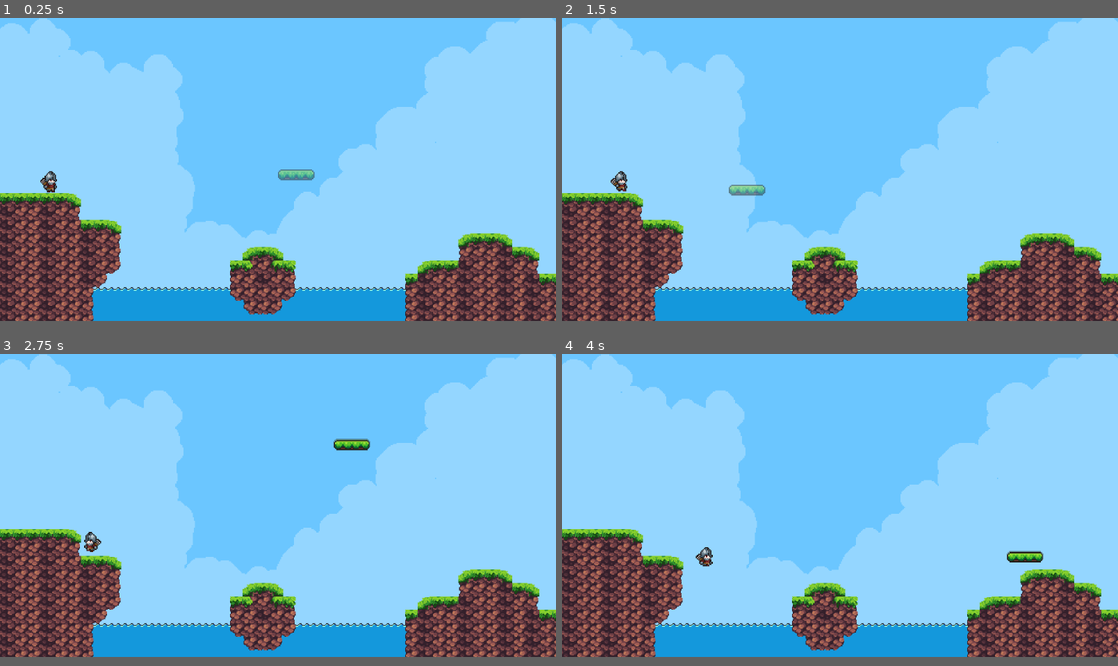
Above: before the commit, frames 1-4 (two rows, left to right).
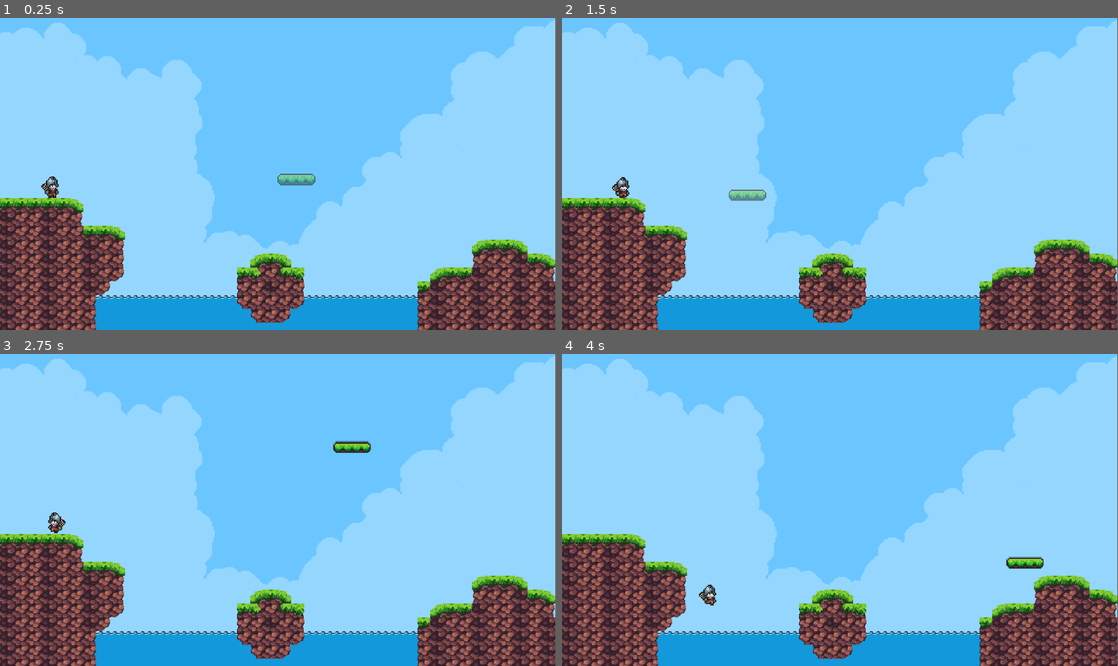
Above: after the commit, the same moments.

Repository: butcher-sturdy/Children-Concentration-Training-Game
Game: Godot game, scene res://test/scene/bridgebuilding.tscn
Same seed, same stepped clock (60 frames per second), same inputs: the game is played once before the commit and once after it. The project has no main scene, so this scene is started directly.
Inputs (mouse positions are in pixels of both pictures, inside the frame that each line leads up to):
- Up to frame 1 (0.25 s): no input
- Up to frame 2 (1.5 s): move the mouse to (962, 155) at 0.52 s; hold D (move_right) from 0.53 s (still down); click (962, 155) at 0.6 s; tap Space (jump) at 0.77 s; move the mouse to (728, 183) at 1.27 s; right-click (728, 183) at 1.35 s
- Up to frame 3 (2.75 s): tap Space (jump) at 1.52 s; move the mouse to (333, 438) at 2.02 s; release D (move_right) at 2.03 s; hold A (move_left) from 2.03 s (still down); click (333, 438) at 2.1 s
- Up to frame 4 (4 s): move the mouse to (812, 566) at 2.77 s; release A (move_left) at 2.78 s; hold D (move_right) from 2.78 s (still down); right-click (812, 566) at 2.85 s; tap Space (jump) at 3.02, 3.77 s; move the mouse to (1006, 550) at 3.52 s; click (1006, 550) at 3.6 s
In our replay, the window is 800x436 before the commit and 799x449 after it. These sizes can differ from the game's own. Grey fills any space a smaller window leaves; there, only what the larger window draws over its background counts as a difference.

The runs differ from the first frame. In frame 1, 22% of the frame differs, in the area x 0-100%, y 0-100%; in frame 2, 22%; in frame 3, 23%; in frame 4, 23%.

Commit message:
title added

Diff:
--- a/children's-concentration-training-games/element/character/player.tscn
+++ b/children's-concentration-training-games/element/character/player.tscn
@@ -115,8 +115,9 @@
 "speed": 10.0
 }]
 
-[sub_resource type="RectangleShape2D" id="RectangleShape2D_k4ggx"]
-size = Vector2(15, 18)
+[sub_resource type="CapsuleShape2D" id="CapsuleShape2D_w43ve"]
+radius = 8.0
+height = 20.0
 
 [node name="CharacterBody2D" type="CharacterBody2D"]
 script = ExtResource("1_w43ve")
@@ -128,5 +129,5 @@
 frame_progress = 0.0033837596
 
 [node name="CollisionShape2D" type="CollisionShape2D" parent="."]
-position = Vector2(-1.5, -2)
-shape = SubResource("RectangleShape2D_k4ggx")
+position = Vector2(-1, -3)
+shape = SubResource("CapsuleShape2D_w43ve")
--- /dev/null
+++ b/children's-concentration-training-games/element/texture/startbutton.tres
@@ -0,0 +1,4 @@
+[gd_resource type="CompressedTexture2D" format=3 uid="uid://bce5wak272qs6"]
+
+[resource]
+load_path = "res://.godot/imported/UI Big Play Button.png-edca56dc3b2e7d3185ebe330137a68fe.ctex"
--- a/children's-concentration-training-games/main_scene/bridge_build.tscn
+++ b/children's-concentration-training-games/main_scene/bridge_build.tscn
@@ -1,3 +1,56 @@
-[gd_scene format=3 uid="uid://dmw0xw3mrgee5"]
+[gd_scene load_steps=10 format=3 uid="uid://dh0b6h85og3xx"]
 
-[node name="Node2D" type="Node2D"]
+[ext_resource type="Script" uid="uid://wwdlrjf72ui" path="res://script/platform_spawn.gd" id="1_6qh58"]
+[ext_resource type="PackedScene" uid="uid://dsyp5dwl31weq" path="res://element/gizmo/platform.tscn" id="2_lhel7"]
+[ext_resource type="Texture2D" uid="uid://dgg1v2k1luiql" path="res://asset/1/sprites/platform.png" id="3_jlxd5"]
+[ext_resource type="PackedScene" uid="uid://b8o15s1r510ao" path="res://test/scene/backgroud/bridgebuildingmap.tscn" id="4_mjdkf"]
+[ext_resource type="PackedScene" uid="uid://485ti8070ud4" path="res://element/character/player.tscn" id="5_kqr3y"]
+[ext_resource type="Script" uid="uid://cp6n6v00p5sv1" path="res://script/killzone.gd" id="6_00tmn"]
+
+[sub_resource type="RectangleShape2D" id="RectangleShape2D_e1nlc"]
+size = Vector2(1372, 237.5)
+
+[sub_resource type="RectangleShape2D" id="RectangleShape2D_n0yk2"]
+size = Vector2(77, 1355)
+
+[sub_resource type="RectangleShape2D" id="RectangleShape2D_qyruj"]
+size = Vector2(103, 1343)
+
+[node name="bridgebuilding" type="Node2D"]
+
+[node name="platform_spawn" type="Node2D" parent="."]
+texture_filter = 1
+script = ExtResource("1_6qh58")
+platform_scene = ExtResource("2_lhel7")
+platform_texture = ExtResource("3_jlxd5")
+
+[node name="map" parent="." instance=ExtResource("4_mjdkf")]
+
+[node name="player" parent="." instance=ExtResource("5_kqr3y")]
+position = Vector2(179, 594)
+scale = Vector2(4, 4)
+
+[node name="killzone" type="Area2D" parent="."]
+script = ExtResource("6_00tmn")
+
+[node name="CollisionShape2D" type="CollisionShape2D" parent="killzone"]
+position = Vector2(930, 1072.5)
+shape = SubResource("RectangleShape2D_e1nlc")
+
+[node name="killzone2" type="Area2D" parent="."]
+script = ExtResource("6_00tmn")
+
+[node name="CollisionShape2D" type="CollisionShape2D" parent="killzone2"]
+position = Vector2(-53, 647)
+shape = SubResource("RectangleShape2D_n0yk2")
+
+[node name="killzone3" type="Area2D" parent="."]
+script = ExtResource("6_00tmn")
+
+[node name="CollisionShape2D" type="CollisionShape2D" parent="killzone3"]
+position = Vector2(2040, 613)
+shape = SubResource("RectangleShape2D_qyruj")
+
+[connection signal="body_entered" from="killzone" to="player" method="_on_killzone_body_entered"]
+[connection signal="body_entered" from="killzone2" to="player" method="_on_killzone_body_entered"]
+[connection signal="body_entered" from="killzone3" to="player" method="_on_killzone_body_entered"]
--- a/children's-concentration-training-games/project.godot
+++ b/children's-concentration-training-games/project.godot
@@ -15,7 +15,7 @@
 
 [display]
 
-window/size/viewport_width=1980
+window/size/viewport_width=1920
 window/size/viewport_height=1080
 
 [input]
--- /dev/null
+++ b/children's-concentration-training-games/script/start_button.gd
@@ -0,0 +1,15 @@
+extends TextureButton
+
+
+# Called when the node enters the scene tree for the first time.
+func _ready() -> void:
+	pass # Replace with function body.
+
+
+# Called every frame. 'delta' is the elapsed time since the previous frame.
+func _process(delta: float) -> void:
+	pass
+
+
+func start_game()->void:
+	get_tree().change_scene_to_file("res://main_scene/bridge_build.tscn")
--- a/children's-concentration-training-games/test/scene/backgroud/bridgebuildingmap.tscn
+++ b/children's-concentration-training-games/test/scene/backgroud/bridgebuildingmap.tscn
@@ -495,9 +495,9 @@
 z_index = -1
 z_as_relative = false
 texture_filter = 1
-position = Vector2(980.86005, 549.02)
 scale = Vector2(4.146911, 4.1469116)
 texture = ExtResource("1_qyy3l")
+offset = Vector2(247.89536, 136.00482)
 
 [node name="tilemap" type="Node" parent="."]
 
@@ -516,4 +516,4 @@
 [node name="StaticBody2D" type="StaticBody2D" parent="."]
 
 [node name="CollisionPolygon2D" type="CollisionPolygon2D" parent="StaticBody2D"]
-polygon = PackedVector2Array(-48, 572, -3, 573, -3, 620, 269, 624, 288, 646, 286, 710, 315, 717, 407, 717, 442, 746, 429, 779, 433, 880, 366, 972, 819, 971 …(285 unchanged characters)…
+polygon = PackedVector2Array(-48, 572, -3, 573, -3, 620, 262, 625, 285, 646, 282, 719, 315, 717, 406, 720, 432, 745, 429, 779, 433, 880, 366, 972, 819, 971 …(285 unchanged characters)…
--- /dev/null
+++ b/children's-concentration-training-games/test/scene/title.tscn
@@ -0,0 +1,34 @@
+[gd_scene load_steps=7 format=3 uid="uid://2jl8e6ikvkr4"]
+
+[ext_resource type="Texture2D" uid="uid://cdeihbw7n5uy0" path="res://asset/Tiles/Assets/Background_2.png" id="1_v6wbo"]
+[ext_resource type="Texture2D" uid="uid://bce5wak272qs6" path="res://element/texture/startbutton.tres" id="2_e78e5"]
+[ext_resource type="Texture2D" uid="uid://b7rncnga5nh58" path="res://asset/3/Sprite sheets/UI Big Play Button.png" id="3_87dkl"]
+[ext_resource type="Script" uid="uid://dpa2teukjyrqs" path="res://script/start_button.gd" id="4_87dkl"]
+
+[sub_resource type="AtlasTexture" id="AtlasTexture_xvkw3"]
+atlas = ExtResource("2_e78e5")
+region = Rect2(3, 34, 90, 27)
+
+[sub_resource type="AtlasTexture" id="AtlasTexture_7gq1g"]
+atlas = ExtResource("3_87dkl")
+region = Rect2(99, 36, 90, 25)
+
+[node name="title" type="Node2D"]
+
+[node name="Background2" type="Sprite2D" parent="."]
+position = Vector2(1499.0001, 570)
+scale = Vector2(4.147, 4.147)
+texture = ExtResource("1_v6wbo")
+offset = Vector2(-113.466156, -1.448761)
+
+[node name="start_button" type="TextureButton" parent="."]
+offset_left = 622.0
+offset_top = 403.0
+offset_right = 1299.0
+offset_bottom = 677.0
+texture_normal = SubResource("AtlasTexture_xvkw3")
+texture_pressed = SubResource("AtlasTexture_7gq1g")
+stretch_mode = 4
+script = ExtResource("4_87dkl")
+
+[connection signal="pressed" from="start_button" to="start_button" method="start_game"]
Binary file added: children's-concentration-training-games/asset/3/Sprite sheets/Dialouge UI/dialog box big.png
Not shown, added: children's-concentration-training-games/asset/3/Sprite sheets/Dialouge UI/dialog box big.png.import
Binary file added: children's-concentration-training-games/asset/3/Sprite sheets/Setting menu.png
Not shown, added: children's-concentration-training-games/asset/3/Sprite sheets/Setting menu.png.import
Binary file added: children's-concentration-training-games/asset/3/Sprite sheets/Sprite sheet for Basic Pack.png
Not shown, added: children's-concentration-training-games/asset/3/Sprite sheets/Sprite sheet for Basic Pack.png.import
Binary file added: children's-concentration-training-games/asset/3/Sprite sheets/UI Big Play Button.png
Not shown, added: children's-concentration-training-games/asset/3/Sprite sheets/UI Big Play Button.png.import
Binary file added: children's-concentration-training-games/asset/3/Sprite sheets/UI Settings Buttons.png
Not shown, added: children's-concentration-training-games/asset/3/Sprite sheets/UI Settings Buttons.png.import
Binary file added: children's-concentration-training-games/asset/3/Sprite sheets/buttons/Small Square Buttons.png
Not shown, added: children's-concentration-training-games/asset/3/Sprite sheets/buttons/Small Square Buttons.png.import
(and 47 more such lines)
